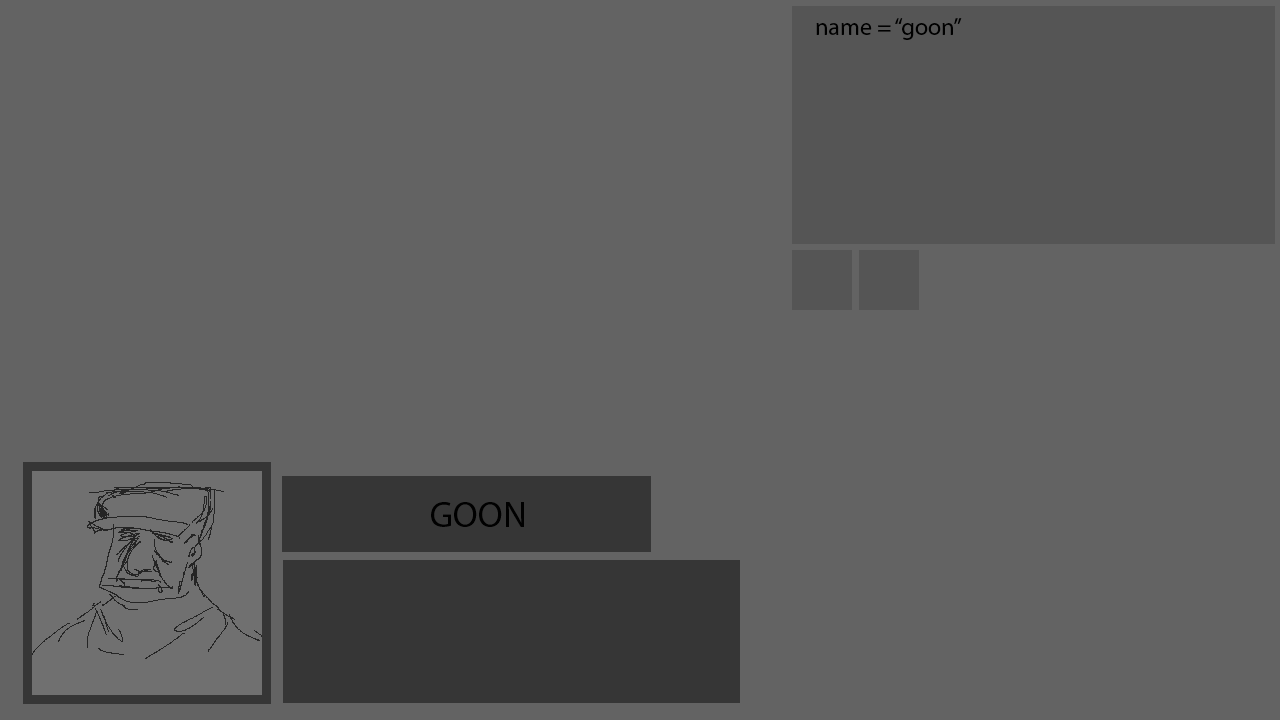
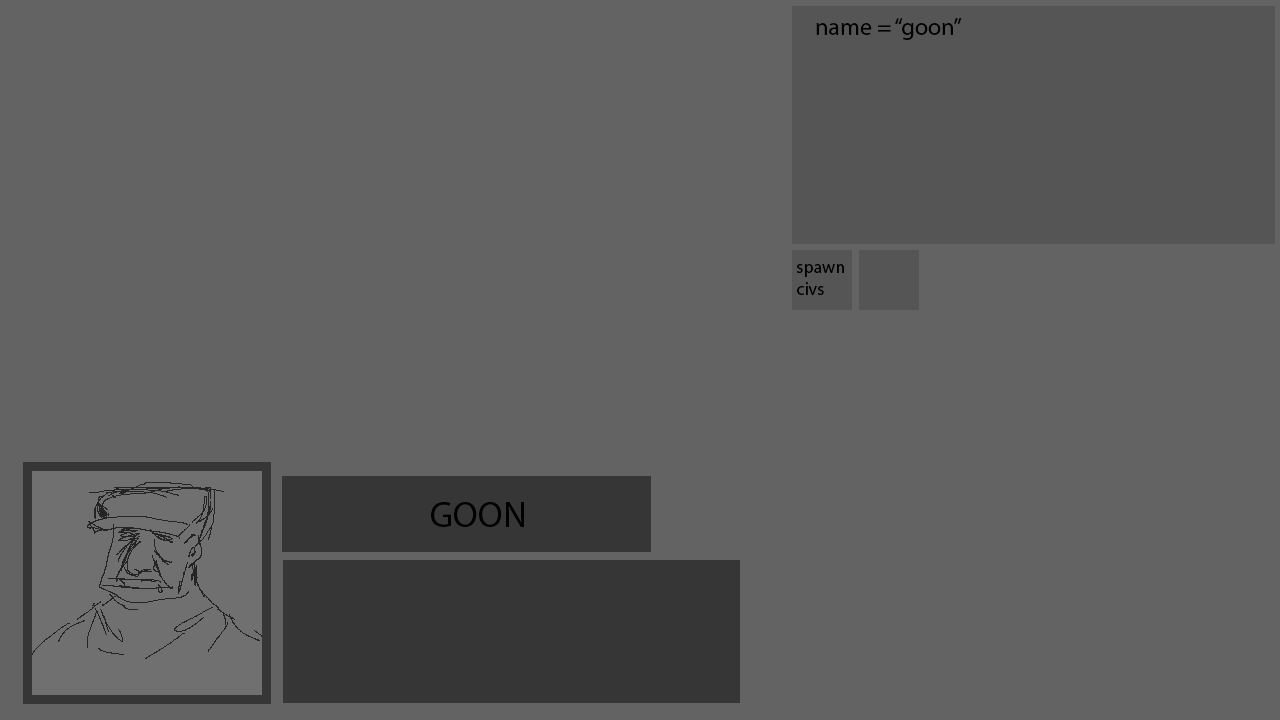
Layer changes from the first 1280px x 720px image to the second:
added layer "spawn civs" in group "debug" over (796, 264, 844, 295)
